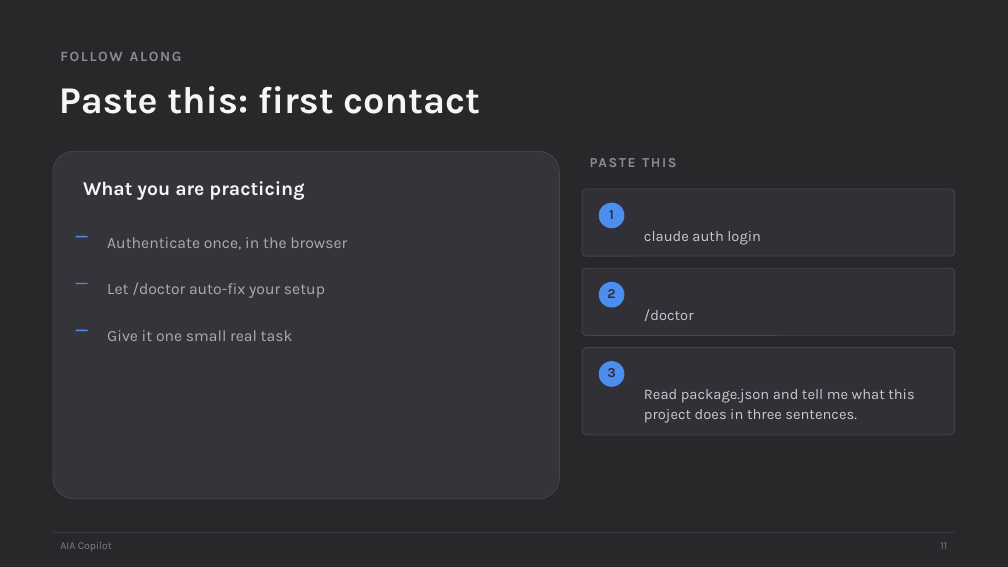
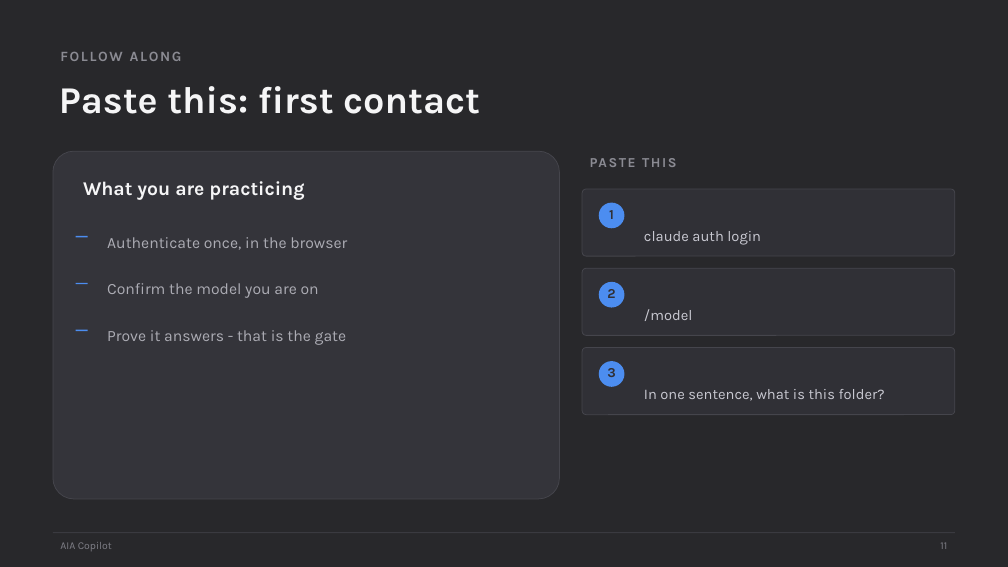
Before and after one commit to scottrhay/AIA-ClaudeCopilot, a slide deck: slide 11 of claude-code-3day/slides/Day1_Claude_Code_Fundamentals.pptx. Drawn at 1008x567 pixels with LibreOffice and Linux fonts; fonts in the diff are those of the drawing. Boxes give left, top, right and bottom in pixels: in the first picture for what was removed or moved away, otherwise in the second. Text is boxed around its words. In the diff, an @@ line names an element or a change of style, - is before the commit and + after.

```diff
--- a/claude-code-3day/slides/Day1_Claude_Code_Fundamentals.pptx
+++ b/claude-code-3day/slides/Day1_Claude_Code_Fundamentals.pptx
@@ text at (107,283,319,298): text changed @@
-Let /doctor auto-fix your setup
+Confirm the model you are on
@@ text at (644,309,693,321): text changed @@
-/doctor
+/model
@@ text at (107,330,347,345): text changed @@
-Give it one small real task
+Prove it answers - that is the gate
@@ rounded rectangle: place and size @@
-rounded rectangle at (582,348,955,436)
+rounded rectangle at (582,348,955,415)
@@ text at (644,389,885,401): text changed @@
-Read package.json and tell me what this project does in three sentences.
+In one sentence, what is this folder?
```
Also in this commit, not shown: 3 other slides changed, 1 other file.
